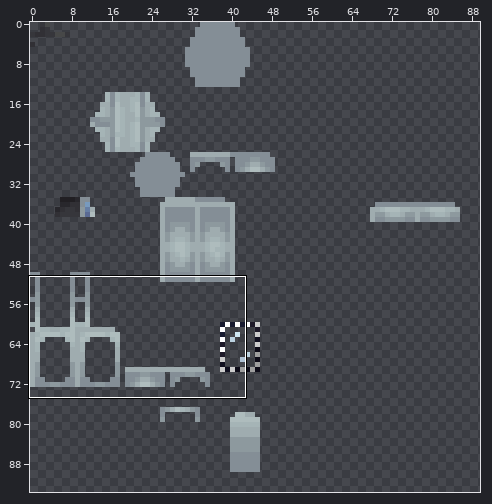
One commit to this sprite sheet: src/main/resources/assets/ait/textures/blockentities/machines/astral_map.png. The first picture is a wide view before the edit; the outline marks the close-up.
Close-up. As it was:
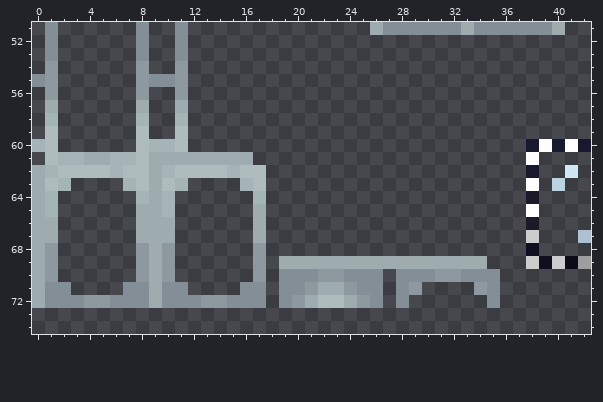
The file is 128x128 pixels. Colours within 5 levels of each other are drawn and written as one. Shown: x 0..42, y 51..74. The wide view leaves out empty margins.
Once edited:
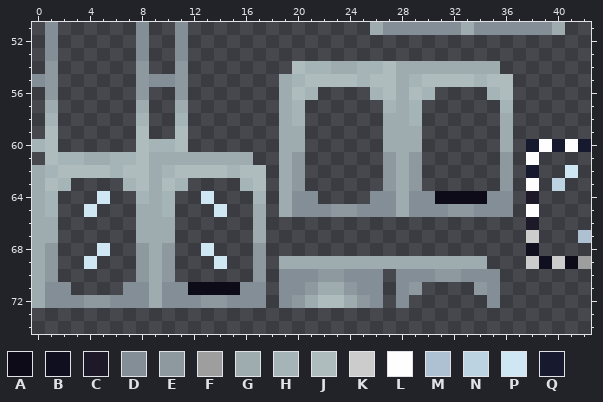
Palette (. is transparent): A #0d0b17  B #100f1f  C #1d1928  D #848e96  E #8d999e  F #9e9e9e  G #9facaf  H #a5b4b6  J #aebcbd  K #cccccc  L #fefefe  M #aec1d3  N #bcd3e1  P #cee7f2  Q #171a2f
The edit:
@@ x 0..42 @@
 53 .D......D..D...............................
-54 .E......E..E...............................
-55 DE......EDDE...............................
-56 .E......E..E...............................
-57 .G......G..G...............................
-58 .H......H..H...............................
-59 .J......J..J...............................
-60 HJ......JHHJ..........................QLQLQ
-61 .JHHGGHHJGGGGGGGG.....................L....
-62 GHJJJJHJJGHJJJJHJJ....................Q..P.
-63 GJH....HJGJH....HJ....................L.N..
-64 GH......HGH......H....................C....
-65 GH......GGH......G....................L....
+54 .E......E..E........JHHGGHHJGGGGGGGG.......
+55 DE......EDDE.......GHJJJJHJJGHJJJJHJJ......
+56 .E......E..E.......GJH....HJGJH....HJ......
+57 .G......G..G.......GH......HGH......H......
+58 .H......H..H.......GH......GGH......G......
+59 .J......J..J.......GG......GGG......G......
+60 HJ......JHHJ.......GG......GGG......G.QLQLQ
+61 .JHHGGHHJGGGGGGGG..GE......EGE......E.L....
+62 GHJJJJHJJGHJJJJHJJ.GE......EGE......E.Q..P.
+63 GJH....HJGJH....HJ.GE......EGE......E.L.N..
+64 GH...P..HGH..P...H.GDD....DDGDDAAAADD.C....
+65 GH..P...GGH...P..G.GDDDEEDDDGDDDEEDDD.L....
 66 GG......GGG......G....................C....
 67 GG......GGG......G....................K...M
-68 GE......EGE......E....................B....
-69 GE......EGE......E.GGGGGGGGGGGGGGGG...KBKAF
+68 GE...P..EGE..P...E....................B....
+69 GE..P...EGE...P..E.GGGGGGGGGGGGGGGG...KBKAF
 70 GE......EGE......E.DDDEEDDD.DDDEEDDD.......
-71 GDD....DDGDD....DD.DDEGGEDD.DE....ED.......
+71 GDD....DDGDDAAAADD.DDEGGEDD.DE....ED.......
 72 GDDDEEDDDGDDDEEDDD.DEGJJGED.D......D.......
Changed places in both close-ups, as pixel boxes (x1, y1, x2, y2):
added: (279, 61, 513, 217)
added: (84, 191, 110, 269)
added: (188, 191, 240, 295)
